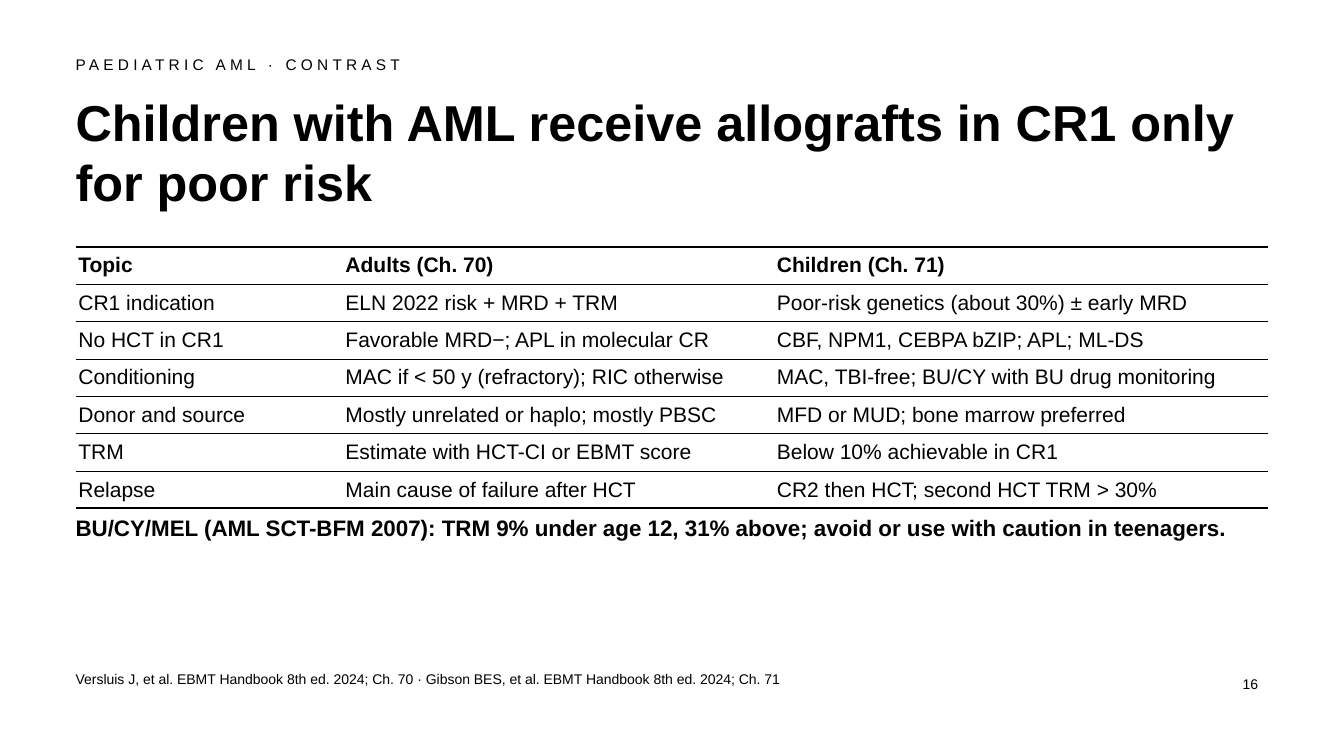
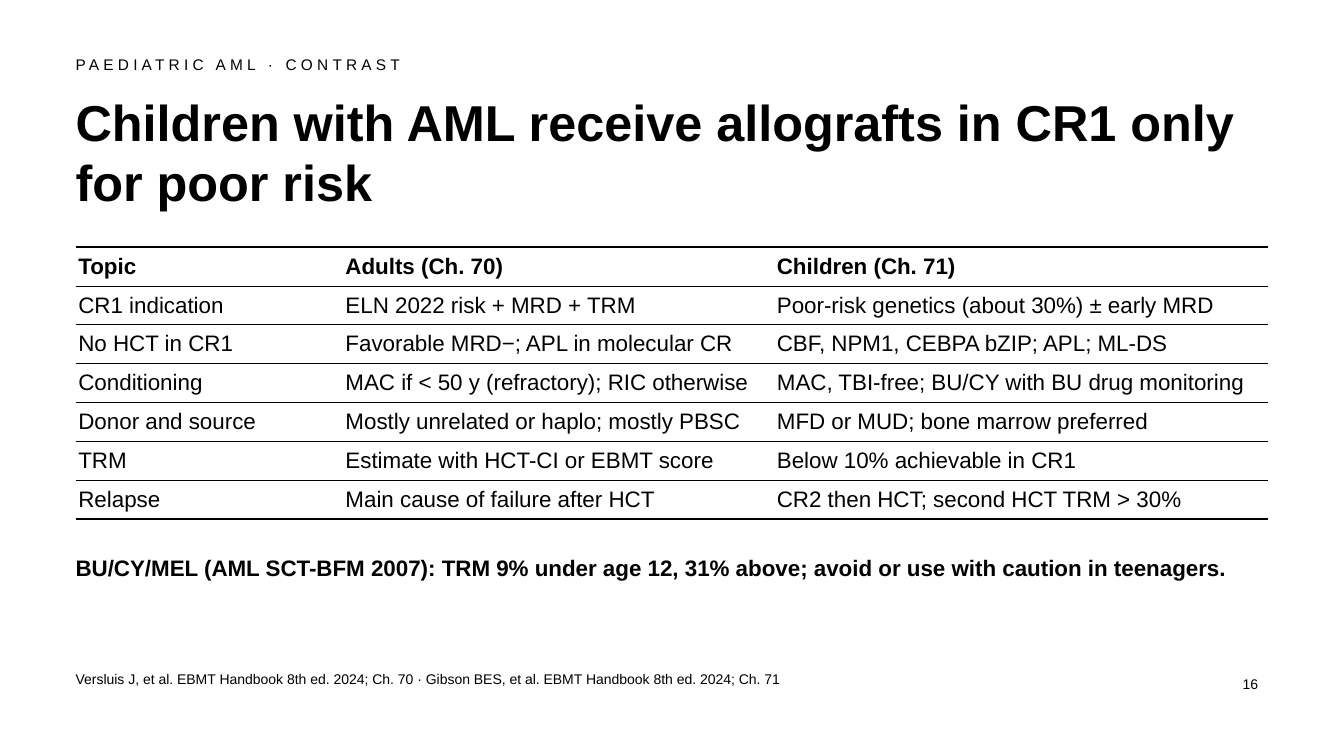
Before and after one commit to htlin222/ebmt-handbook-skill, a slide deck: slide 16 of slides/decks/s21-aml.pptx. Drawn at 1344x756 pixels with LibreOffice and Linux fonts; fonts in the diff are those of the drawing. Boxes give left, top, right and bottom in pixels: in the first picture for what was removed or moved away, otherwise in the second. Text is boxed around its words. In the diff, an @@ line names an element or a change of style, - is before the commit and + after.

```diff
--- a/slides/decks/s21-aml.pptx
+++ b/slides/decks/s21-aml.pptx
@@ table at (76,247,1268,516) @@
@@ size 15 to 16 pt @@
@@ text "BU/CY/MEL (AML SCT-BFM 2007): TRM ...": place and size @@
-text "BU/CY/MEL (AML SCT-BFM 2007): TRM ..." at (76,519,1226,541)
+text "BU/CY/MEL (AML SCT-BFM 2007): TRM ..." at (76,559,1226,581)
```
Also in this commit, not shown: 2 other slides changed, 3 other files.
